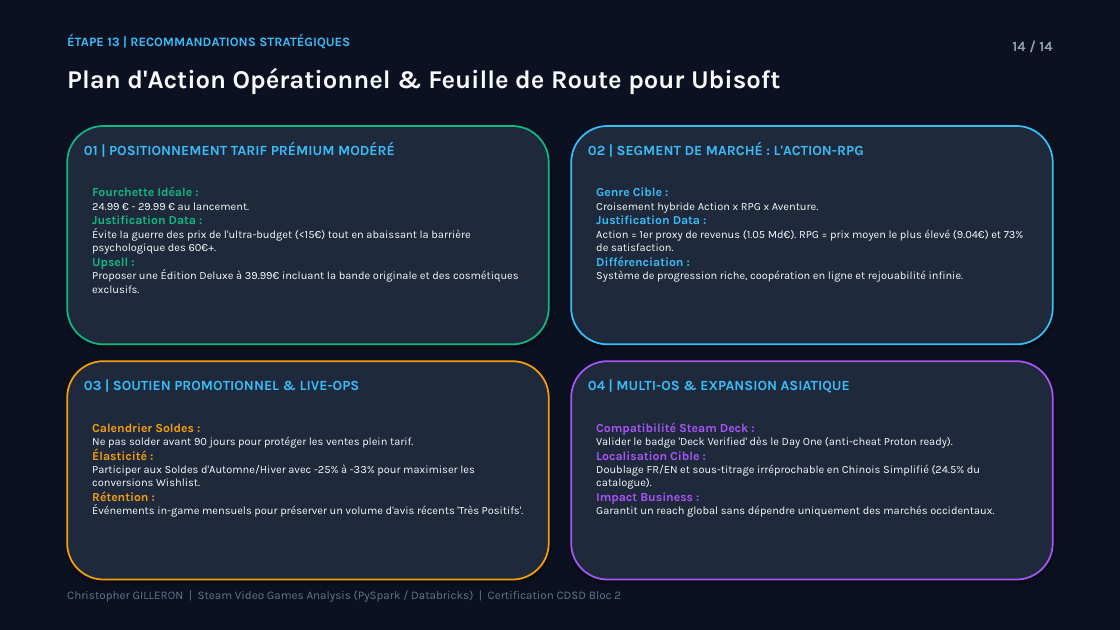
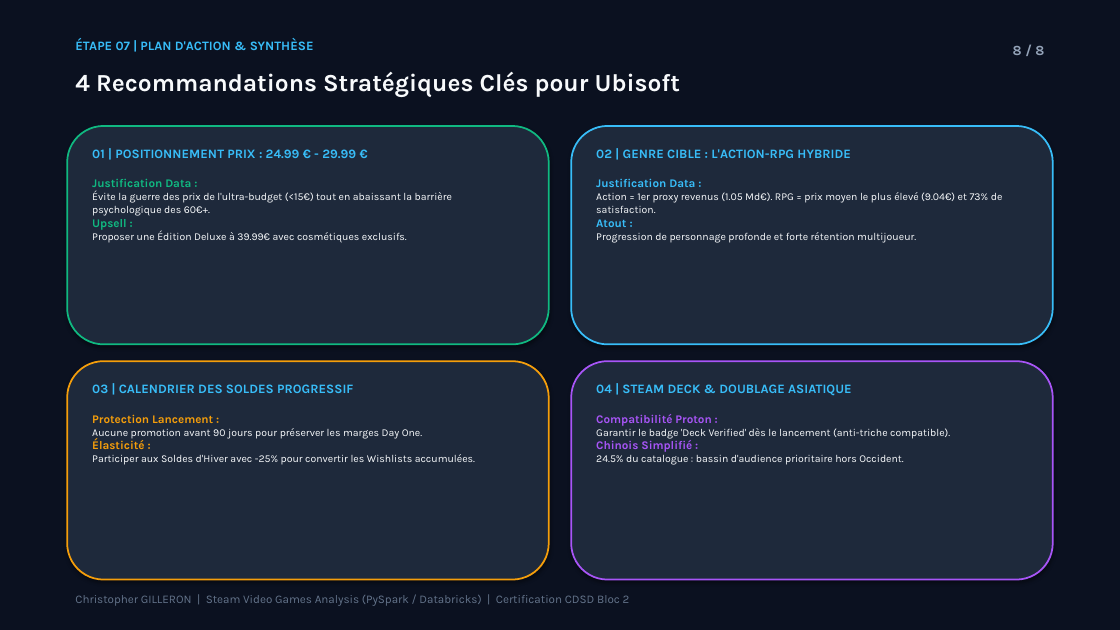
Before and after one commit to Elkristobal59/CERTIFICATION_CDSD, a slide deck: slide 8 of Bloc_2_Analyse_Exploratoire/Steam/Steam_presentation.pptx (slide 14 before the commit). Drawn at 1120x630 pixels with LibreOffice and Linux fonts; fonts in the diff are those of the drawing. Boxes give left, top, right and bottom in pixels: in the first picture for what was removed or moved away, otherwise in the second. Text is boxed around its words. In the diff, an @@ line names an element or a change of style, - is before the commit and + after.

Commit message:
feat(certif): calibrage strict a 8 slides max (format oral 5 min) pour Steam, Walmart et North Face

```diff
--- a/Bloc_2_Analyse_Exploratoire/Steam/Steam_presentation.pptx
+++ b/Bloc_2_Analyse_Exploratoire/Steam/Steam_presentation.pptx
@@ text at bbox=[75, 38, 314, 50]: text changed @@
-ÉTAPE 13 | RECOMMANDATIONS STRATÉGIQUES
+ÉTAPE 07 | PLAN D'ACTION & SYNTHÈSE
@@ text at bbox=[1013, 46, 1044, 55]: text changed @@
-14 / 14
+8 / 8
@@ text at bbox=[75, 72, 680, 97]: text changed; size 22 to 21 pt @@
-Plan d'Action Opérationnel & Feuille de Route pour Ubisoft
+4 Recommandations Stratégiques Clés pour Ubisoft
@@ text at bbox=[92, 149, 356, 158]: text changed; size 12 to 11 pt @@
-01 | POSITIONNEMENT TARIF PRÉMIUM MODÉRÉ
+01 | POSITIONNEMENT PRIX : 24.99 € - 29.99 €
@@ text at bbox=[596, 149, 850, 158]: text changed; size 12 to 11 pt @@
-02 | SEGMENT DE MARCHÉ : L'ACTION-RPG
+02 | GENRE CIBLE : L'ACTION-RPG HYBRIDE
@@ text "Justification Data :": place and size @@
-text "Justification Data :" at bbox=[92, 187, 519, 293]
+text "Justification Data :" at bbox=[92, 179, 452, 243]
@@ text at bbox=[92, 179, 452, 216]: size 10.5 to 10 pt in "Justification Data :", "Upsell :"; size 9.5 to 9 pt in "Évite la guerre des prix de l'ultra-budget ..." @@
@@ text "Justification Data :": place and size @@
-text "Justification Data :" at bbox=[596, 187, 1024, 282]
+text "Justification Data :" at bbox=[596, 178, 1003, 243]
@@ text at bbox=[596, 178, 695, 187]: size 10.5 to 10 pt in "Justification Data :" @@
@@ text at bbox=[92, 187, 249, 210]: paragraphs removed @@
-Fourchette Idéale :
-24.99 € - 29.99 € au lancement.
@@ text at bbox=[596, 187, 819, 213]: paragraphs removed @@
-Genre Cible :
-Croisement hybride Action x RPG x Aventure.
@@ text at bbox=[596, 192, 1003, 243]: text changed; size 9.5 to 9 pt @@
-Action = 1er proxy de revenus (1.05 Md€). RPG = prix moyen le plus élevé (9.04€) et 73% de satisfaction.
-Différenciation :
-Système de progression riche, coopération en ligne et rejouabilité infinie.
+Action = 1er proxy revenus (1.05 Md€). RPG = prix moyen le plus élevé (9.04€) et 73% de satisfaction.
+Atout :
+Progression de personnage profonde et forte rétention multijoueur.
@@ text at bbox=[92, 230, 407, 243]: text changed; size 9.5 to 9 pt @@
-Proposer une Édition Deluxe à 39.99€ incluant la bande originale et des cosmétiques exclusifs.
+Proposer une Édition Deluxe à 39.99€ avec cosmétiques exclusifs.
@@ text at bbox=[92, 384, 353, 393]: text changed; size 12 to 11 pt @@
-03 | SOUTIEN PROMOTIONNEL & LIVE-OPS
+03 | CALENDRIER DES SOLDES PROGRESSIF
@@ text at bbox=[596, 384, 852, 396]: text changed; size 12 to 11 pt @@
-04 | MULTI-OS & EXPANSION ASIATIQUE
+04 | STEAM DECK & DOUBLAGE ASIATIQUE
@@ text "Protection Lancement :": place and size @@
-text "Protection Lancement :" at bbox=[92, 423, 523, 517]
+text "Protection Lancement :" at bbox=[92, 414, 475, 465]
@@ text "Protection Lancement :" at bbox=[92, 414, 475, 465]: size 10.5 to 10 pt in "Élasticité :" @@
@@ text at bbox=[92, 414, 422, 439]: text changed; size 9.5 to 9 pt @@
-Calendrier Soldes :
-Ne pas solder avant 90 jours pour protéger les ventes plein tarif.
+Protection Lancement :
+Aucune promotion avant 90 jours pour préserver les marges Day One.
@@ text at bbox=[596, 414, 950, 465]: text changed; size 9.5 to 9 pt @@
-Compatibilité Steam Deck :
-Valider le badge 'Deck Verified' dès le Day One (anti-cheat Proton ready).
-Localisation Cible :
-Doublage FR/EN et sous-titrage irréprochable en Chinois Simplifié (24.5% du catalogue).
-Impact Business :
-Garantit un reach global sans dépendre uniquement des marchés occidentaux.
+Compatibilité Proton :
+Garantir le badge 'Deck Verified' dès le lancement (anti-triche compatible).
+Chinois Simplifié :
+24.5% du catalogue : bassin d'audience prioritaire hors Occident.
@@ text at bbox=[92, 454, 475, 465]: text changed; size 9.5 to 9 pt @@
-Participer aux Soldes d'Automne/Hiver avec -25% à -33% pour maximiser les conversions Wishlist.
-Rétention :
-Événements in-game mensuels pour préserver un volume d'avis récents 'Très Positifs'.
+Participer aux Soldes d'Hiver avec -25% pour convertir les Wishlists accumulées.
@@ text "Christopher GILLERON | Steam Video ...": place and size @@
-text "Christopher GILLERON | Steam Video ..." at bbox=[67, 591, 621, 602]
+text "Christopher GILLERON | Steam Video ..." at bbox=[75, 595, 630, 606]
```
Also in this commit, not shown: 6 other slides changed, 1 slide added, 7 slides removed, 2 other files.
